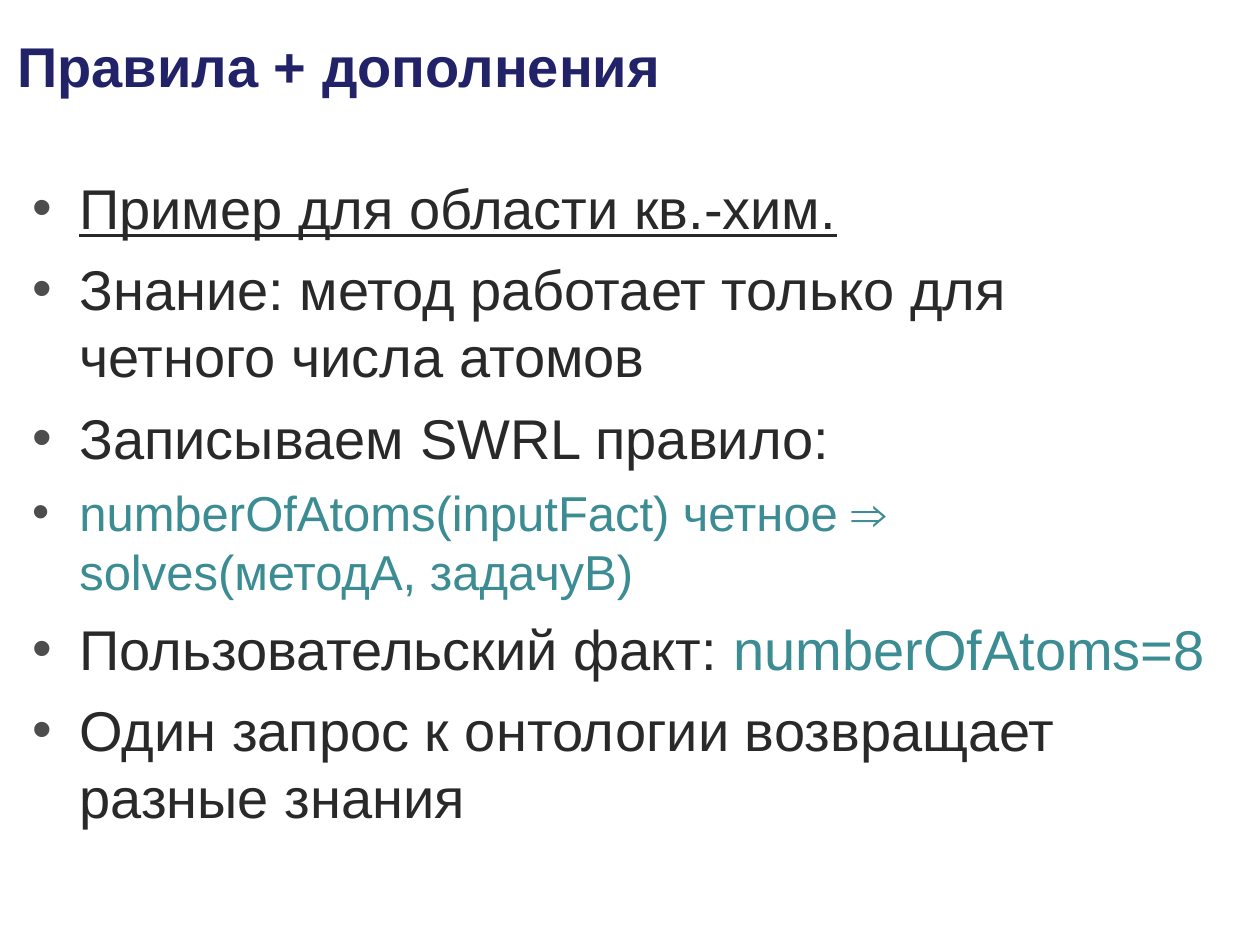
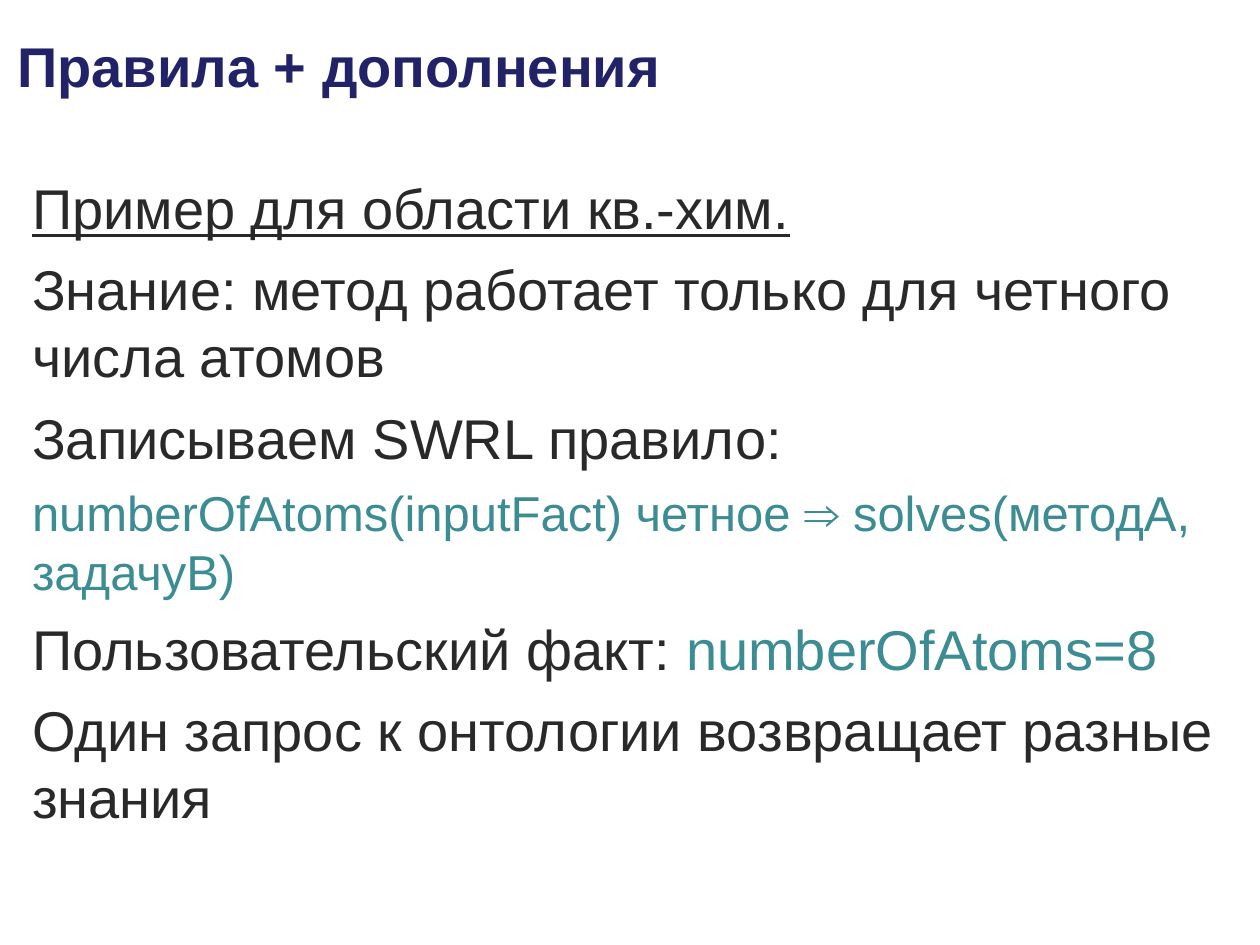
Before and after one commit to podtelkin/NII-NKT, a slide deck: slide 16 of master/master.ppt. Drawn at 1260x945 pixels with LibreOffice and Linux fonts; fonts in the diff are those of the drawing; background and template pictures are left out. Boxes give left, top, right and bottom in pixels: in the first picture for what was removed or moved away, otherwise in the second. Text is boxed around its words. In the diff, an @@ line names an element or a change of style, - is before the commit and + after.

```diff
--- a/master/master.ppt
+++ b/master/master.ppt
@@ text "Пример для области кв.-хим." at (32, 188, 1213, 819): bullet • to none @@
```
Also in this commit, not shown: 12 other slides changed.
